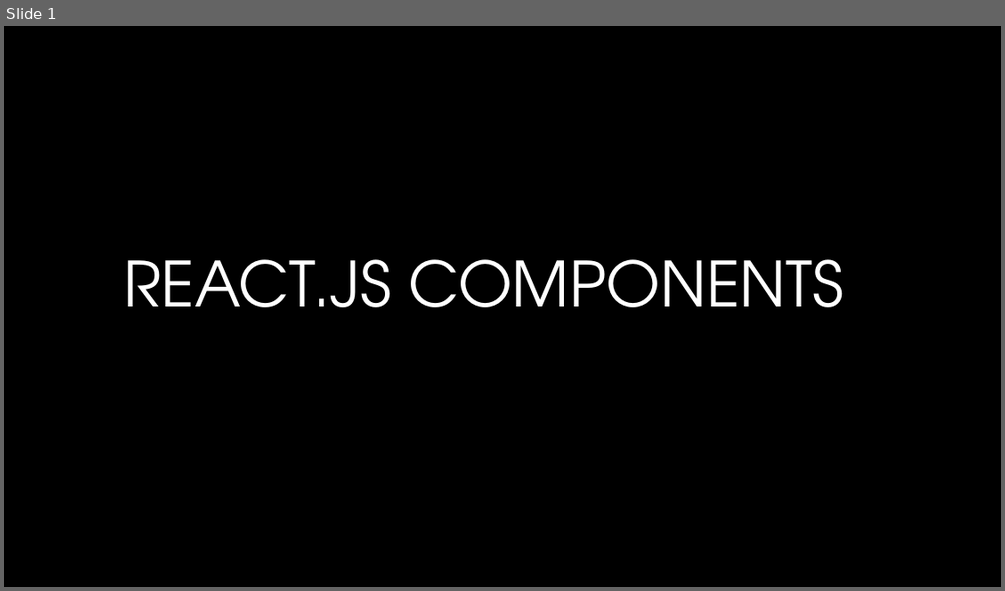
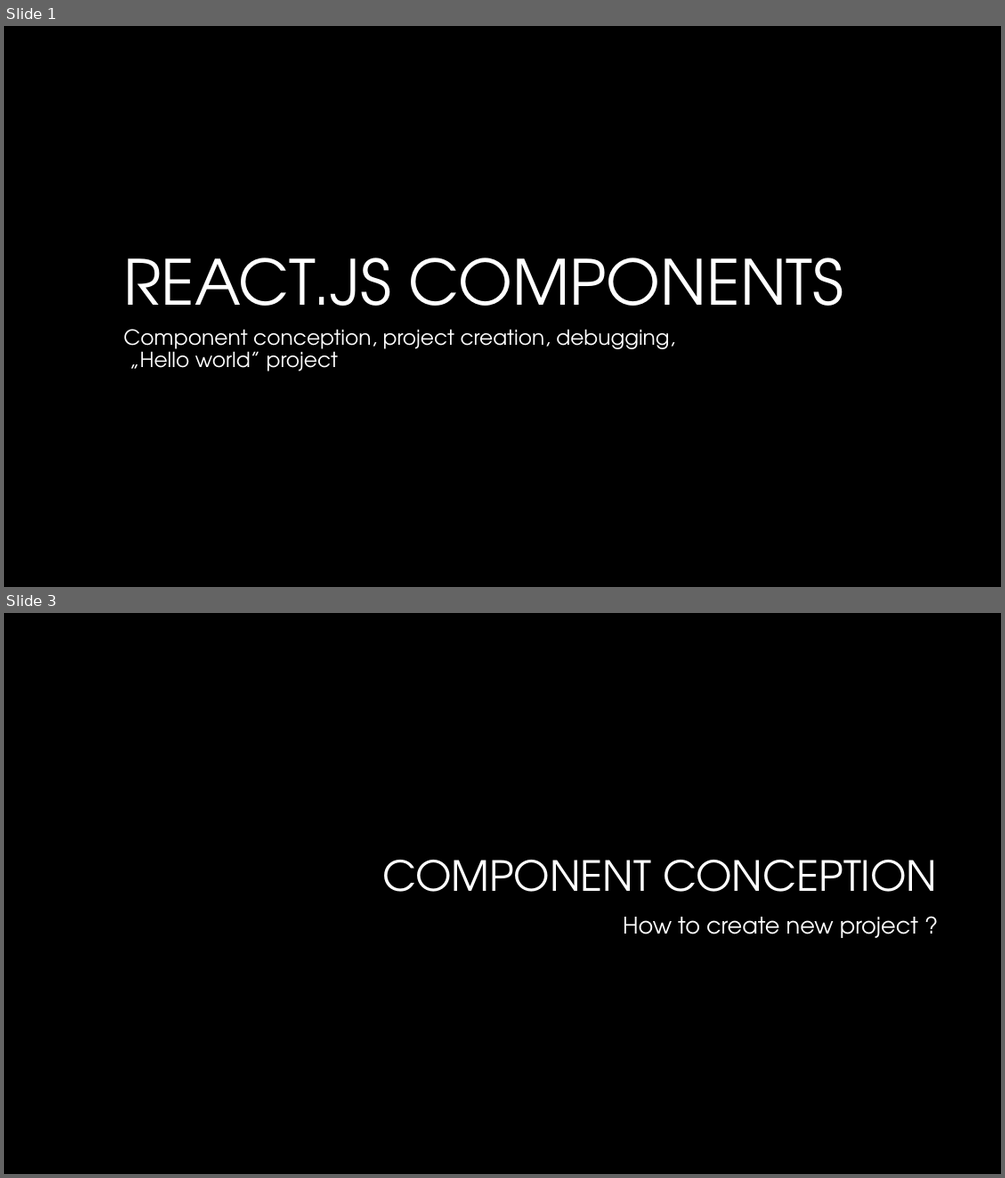
Before and after one commit to mjarzebkowski/AGH_ReactContainersPresentation, a slide deck: ReactContainers.pptx. Shown one above the other, each under a label of ours: slide 1 before the commit, slides 1 and 3 after it; the slides between them are not shown. The pictures are 1005x591 and 1005x1178 pixels, drawn with LibreOffice and Linux fonts; fonts in the diff are those of the drawing; background and template pictures are left out. Boxes give left, top, right and bottom in pixels: in the first picture for what was removed or moved away, otherwise in the second. Text is boxed around its words. In the diff, an @@ line names an element or a change of style, - is before the commit and + after.

```diff
--- a/ReactContainers.pptx
+++ b/ReactContainers.pptx
@@ slide 3 added at box(4, 613, 1001, 1174), background #000000 @@
@@ title added at box(382, 860, 937, 892), 40 pt, text #FFFFFF @@
+COMPONENT CONCEPTION
@@ text added at box(623, 916, 918, 938), 22 pt, text #FFFFFF @@
+How to create new project ?
@@ slide 1 changed as well @@
@@ title "REACT.JS COMPONENTS" at box(123, 257, 844, 333): line spacing 1 to 0.9 @@
@@ subtitle added at box(123, 329, 675, 371), 20 pt, text #FFFFFF @@
+Component conception, project creation, debugging,
+„Hello world” project
```
Also in this commit, not shown: 6 other slides changed, 8 other slides added, 1 other file.
